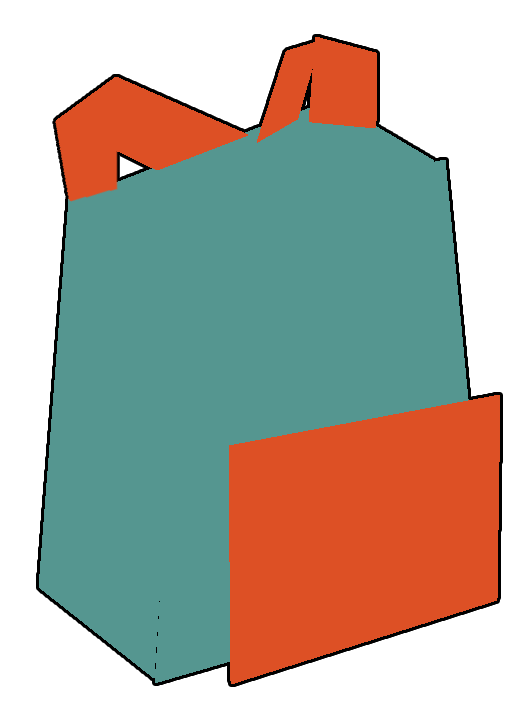
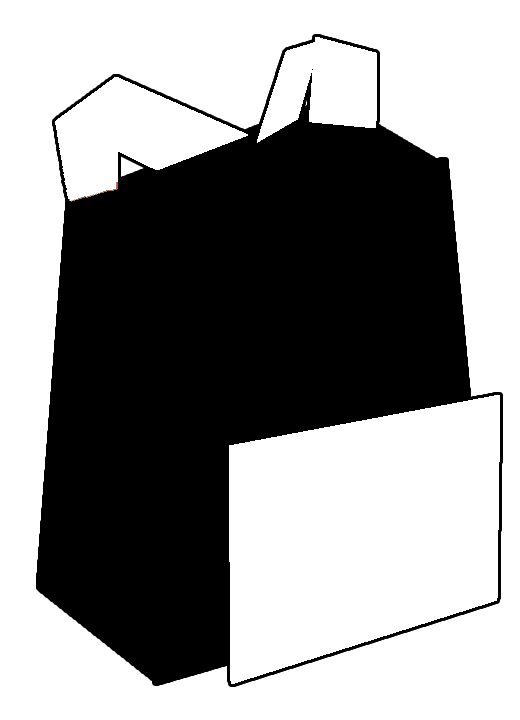
Layers edited between the first and the second 520x720 image:
painted on "Forma 1" over <box>39,37,500,684</box>
